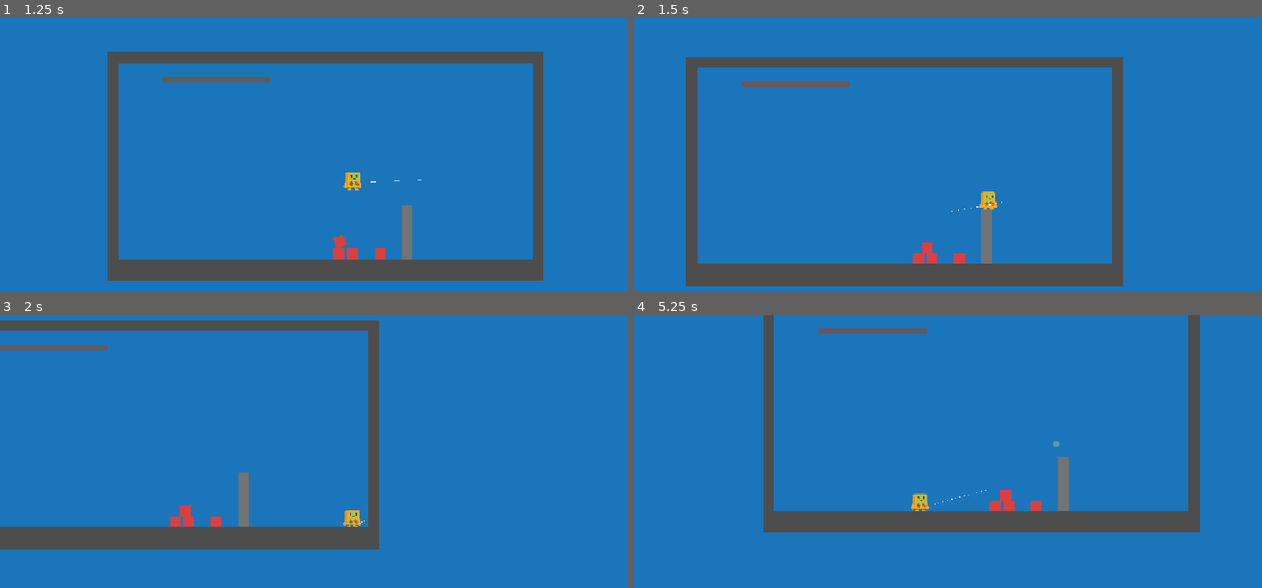
Above: before the commit, frames 1-4 (two rows, left to right).
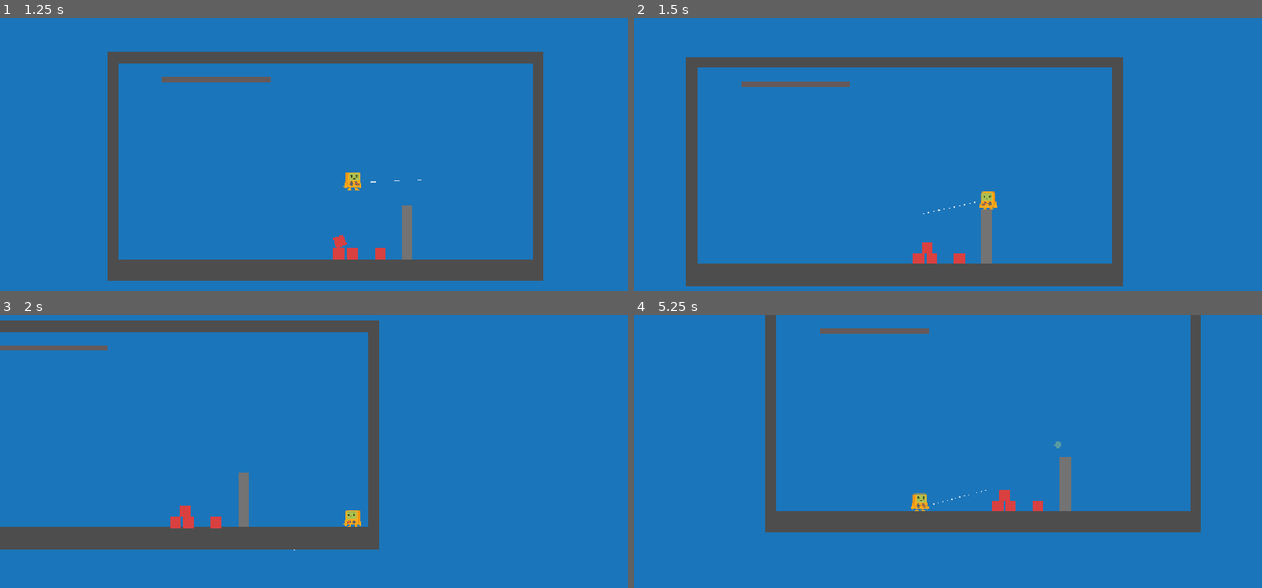
Above: after the commit, the same moments.

Repository: xuxiao305/Godot001
Game: Godot game, scene res://Scenes/Prototypes/Weapon/weapon_demo.tscn
Same seed, same stepped clock (60 frames per second), same inputs: the game is played once before the commit and once after it.
Inputs (mouse positions are in pixels of both pictures, inside the frame that each line leads up to):
- Up to frame 1 (1.25 s): tap Enter at 0.5 s; move the mouse to (452, 176) at 0.52 s; hold D (Right) from 0.53 s (still down); click (452, 176) at 0.6 s; tap Space (Jump) at 0.77 s
- Up to frame 2 (1.5 s): release D (Right) at 1.25 s; drag from (822, 211) to (916, 266) at 1.27 s
- Up to frame 3 (2 s): no input
- Up to frame 4 (5.25 s): move the mouse to (1010, 413) at 2.02 s; hold D (Right) 2.03-2.75 s; click (1010, 413) at 2.1 s; tap R (Reset) at 2.75, 3.5 s; drag from (916, 563) to (759, 437) at 2.77 s; move the mouse to (1136, 544) at 3.52 s; hold A (Left) 3.53-4.25 s; click (1136, 544) at 3.6 s; tap Space (Jump) at 3.77 s; drag from (759, 437) to (853, 402) at 4.27 s; move the mouse to (979, 492) at 5.02 s; hold A (Left) from 5.03 s (still down); click (979, 492) at 5.1 s

Frame 1 is identical in both runs. In frame 2, less than 0.1% of the frame differs, in the area x 46-59%, y 63-72%; in frame 3, 0.4%; in frame 4, 1.1%, in the area x 20-91%, y 0-80%.

Commit message:
@ fix(weapon): flip character and muzzle with aim direction, align projectile rotation
- Add _update_facing() to flip Weapon scale.x and player sprite based on mouse position
- Change muzzle position to to_global(muzzle_offset) so it follows the Weapon flip
- Fix _draw() coordinate mixing: compute both endpoints in world space then convert to local
- Rotate projectile to align with flight direction (linear_velocity.angle())
- Prevent self-hit when shooting left by flipping muzzle to correct side

Co-Authored-By: Claude Opus 4.7 <noreply@anthropic.com>
@

Diff:
--- a/Scenes/Prototypes/Weapon/projectiles/direct_projectile.tscn
+++ b/Scenes/Prototypes/Weapon/projectiles/direct_projectile.tscn
@@ -1,31 +1,28 @@
 [gd_scene format=3 uid="uid://dwpnprojdir01"]
 
-[ext_resource type="Script" path="res://Scripts/Prototypes/Weapon/projectile.gd" id="1"]
-[ext_resource type="PackedScene" uid="uid://dwpnfxpistol01" path="res://Scenes/Prototypes/Weapon/effects/pistol_hit_effect.tscn" id="2"]
+[ext_resource type="Script" uid="uid://b5e431p360it8" path="res://Scripts/Prototypes/Weapon/projectile.gd" id="1"]
+[ext_resource type="PackedScene" uid="uid://1lk2v3qq7lrk" path="res://Scenes/Prototypes/Weapon/effects/pistol_hit_effect.tscn" id="2"]
 
 [sub_resource type="PhysicsMaterial" id="ProjMat"]
 friction = 0.0
-bounce = 0.0
 
 [sub_resource type="CircleShape2D" id="ProjShape"]
 radius = 8.0
 
-[node name="DirectProjectile" type="RigidBody2D"]
+[node name="DirectProjectile" type="RigidBody2D" unique_id=917472178]
 collision_layer = 8
 collision_mask = 5
+mass = 0.1
+physics_material_override = SubResource("ProjMat")
 gravity_scale = 0.0
-linear_damp = 0.0
-mass = 1.0
 continuous_cd = 2
-physics_material_override = SubResource("ProjMat")
 script = ExtResource("1")
 effect_scene = ExtResource("2")
-max_lifetime = 1.5
 
-[node name="CollisionShape2D" type="CollisionShape2D" parent="."]
+[node name="CollisionShape2D" type="CollisionShape2D" parent="." unique_id=546773476]
 shape = SubResource("ProjShape")
 
-[node name="ColorRect" type="ColorRect" parent="."]
+[node name="ColorRect" type="ColorRect" parent="." unique_id=1969705089]
 offset_left = -10.0
 offset_top = -2.0
 offset_right = 10.0
--- a/Scenes/Prototypes/Weapon/weapon_demo.tscn
+++ b/Scenes/Prototypes/Weapon/weapon_demo.tscn
@@ -7,7 +7,9 @@
 [ext_resource type="PackedScene" uid="uid://dwpnwpnrkt01" path="res://Scenes/Prototypes/Weapon/weapons/rocket_launcher.tscn" id="5"]
 [ext_resource type="PackedScene" uid="uid://dwpndummy001" path="res://Scenes/Prototypes/Weapon/test_dummy.tscn" id="6"]
 [ext_resource type="PackedScene" uid="uid://1lk2yaahwtrk" path="res://Scenes/Prototypes/Weapon/effects/rocket_explosion_effect.tscn" id="7"]
+[ext_resource type="PackedScene" uid="uid://dwpnprojbal01" path="res://Scenes/Prototypes/Weapon/projectiles/ballistic_projectile.tscn" id="7_1ewq5"]
 [ext_resource type="Script" uid="uid://bp2f8hi16wfpr" path="res://Scripts/Prototypes/Weapon/weapon_debug_panel.gd" id="8"]
+[ext_resource type="Script" path="res://Scripts/Prototypes/UI/Debug_Info.gd" id="9_83b60"]
 
 [sub_resource type="PhysicsMaterial" id="WallMat"]
 friction = 0.4
@@ -45,6 +47,7 @@
 holder_path = NodePath("..")
 
 [node name="RocketLauncher" parent="Player3C" unique_id=156781665 instance=ExtResource("5")]
+projectile = ExtResource("7_1ewq5")
 holder_path = NodePath("..")
 
 [node name="Ground" type="StaticBody2D" parent="." unique_id=52602481]
@@ -150,3 +153,6 @@
 pistol_path = NodePath("../Player3C/Pistol")
 rocket_path = NodePath("../Player3C/RocketLauncher")
 demo_path = NodePath("..")
+
+[node name="Node2D" type="Node2D" parent="." unique_id=1571379172]
+script = ExtResource("9_83b60")
--- a/Scripts/Prototypes/Weapon/projectile.gd
+++ b/Scripts/Prototypes/Weapon/projectile.gd
@@ -23,6 +23,8 @@
 	_age += delta
 	if _age >= max_lifetime:
 		queue_free()
+	if linear_velocity.length_squared() > 0.01:
+		rotation = linear_velocity.angle()
 
 func _on_body_entered(body: Node) -> void:
 	if _hit_handled:
--- a/Scripts/Prototypes/Weapon/weapon.gd
+++ b/Scripts/Prototypes/Weapon/weapon.gd
@@ -13,7 +13,7 @@
 @export var cooldown: float = 0.2
 @export var projectile_initial_speed: float = 120.0 * PX_PER_M  # px/s
 
-# 枪口相对于 holder 的局部偏移（不随瞄准旋转）—— spec §4.1。
+# 枪口相对于 Weapon 节点的局部偏移，随 Weapon 翻转自动跟随。
 @export var muzzle_offset: Vector2 = Vector2(50.0, 20.0)        # 0.5 m, 0.2 m
 @export var recoil_impulse: float = 1.0 * PX_PER_M              # 1 N·s 默认（手枪）
 @export var recoil_enabled: bool = true
@@ -27,25 +27,33 @@
 	if holder_path != NodePath():
 		_holder = get_node(holder_path) as RigidBody2D
 
-# _physics_process 只处理输入和视觉辅助线，生成 Projectile 和后坐力在 _try_fire 中；绝不直接修改 linear_velocity
-# _physics 是引擎的内置回调，每帧固定频率调用，适合处理输入和物理相关逻辑。
 func _physics_process(_dt: float) -> void:
+	_update_facing()
 	if Input.is_action_pressed(fire_action):
 		_try_fire()
-	queue_redraw()  # 瞄准辅助线每帧重画
+	queue_redraw()
+
+func _update_facing() -> void:
+	if _holder == null:
+		return
+	var mouse_x := get_global_mouse_position().x
+	var holder_x := _holder.global_position.x
+	if mouse_x < holder_x:
+		scale.x = -1
+	else:
+		scale.x = 1
+	# 同步翻转玩家精灵
+	var sprite := _holder.get_node_or_null("AnimatedSprite2D")
+	if sprite:
+		sprite.scale.x = scale.x
 
 func _check_fire_conditions(current_fire_time: float) -> bool:
 	if projectile == null:
 		return false
-
-	# _holder的意义是施加后坐力；如果 recoil_enabled 是 false，理论上 _holder 可以不存在，但为了简化逻辑，这里要求它必须存在。
 	if _holder == null:
 		return false
-
 	if current_fire_time - _last_fire_time < cooldown:
 		return false
-
-
 	return true
 
 func _spawn_projectile(muzzle: Vector2, dir: Vector2) -> void:
@@ -64,30 +72,22 @@
 		return
 	_holder.apply_central_impulse(-dir * recoil_impulse)
 
-
 func _try_fire() -> void:
 	var current_fire_time := Time.get_ticks_msec() / 1000.0
-
 	if not (_check_fire_conditions(current_fire_time)):
 		return
 
-	# 计算瞄准方向 = 从 muzzle 指向鼠标的单位向量；如果鼠标和 muzzle 太近则不发射（避免数值不稳定）
 	var muzzle := _get_muzzle_position_world()
 	var dir := _aim_direction(muzzle)
 	if dir == Vector2.ZERO:
 		return
 
-	# 生成子弹
 	_spawn_projectile(muzzle, dir)
-
-	# 施加后坐力
 	_recoil_impulse(dir)
-
 	_last_fire_time = current_fire_time
 
 func _get_muzzle_position_world() -> Vector2:
-	# v1：muzzle_offset 是 holder 局部偏移（不随瞄准旋转）—— spec §4.1。
-	return _holder.global_position + muzzle_offset
+	return to_global(muzzle_offset)
 
 func _aim_direction(muzzle: Vector2) -> Vector2:
 	var mouse := get_global_mouse_position()
@@ -97,13 +97,11 @@
 	return v.normalized()
 
 func _draw() -> void:
-	# 瞄准辅助线（v1 = 直线，长度 aim_line_length）—— spec §4.10 Debug 项
 	if _holder == null:
 		return
-	# 注意：_draw 在 Weapon 局部坐标系，muzzle / 方向需转 local
-	var muzzle_local := to_local(_get_muzzle_position_world())
-	var dir := _aim_direction(_get_muzzle_position_world())
+	var muzzle_world := _get_muzzle_position_world()
+	var dir := _aim_direction(muzzle_world)
 	if dir == Vector2.ZERO:
 		return
-	var end_local := muzzle_local + dir * aim_line_length
-	draw_line(muzzle_local, end_local, Color(1, 1, 1, 0.5), 1.0)
+	var end_world := muzzle_world + dir * aim_line_length
+	draw_line(to_local(muzzle_world), to_local(end_world), Color(1, 1, 1, 0.5), 1.0)
--- a/Scripts/Prototypes/Weapon/weapon_debug_panel.gd
+++ b/Scripts/Prototypes/Weapon/weapon_debug_panel.gd
@@ -36,6 +36,7 @@
 	_build_ui()
 	visible = false
 
+
 func _input(event: InputEvent) -> void:
 	if event is InputEventKey and event.pressed and event.keycode == KEY_F1:
 		visible = not visible
@@ -48,7 +49,10 @@
 			_value_labels["active_projectiles"].text = "active projectiles: %d" % _demo.count_active_projectiles()
 		if _value_labels.has("active_effects"):
 			_value_labels["active_effects"].text = "active effects: %d" % _demo.count_active_effects()
-	# Pistol/Rocket recoil 开关与 affect_player 复选框由 toggle 自身回写
+		# Pistol/Rocket recoil 开关与 affect_player 复选框由 toggle 自身回写
+
+
+
 
 func _build_ui() -> void:
 	var root := PanelContainer.new()
